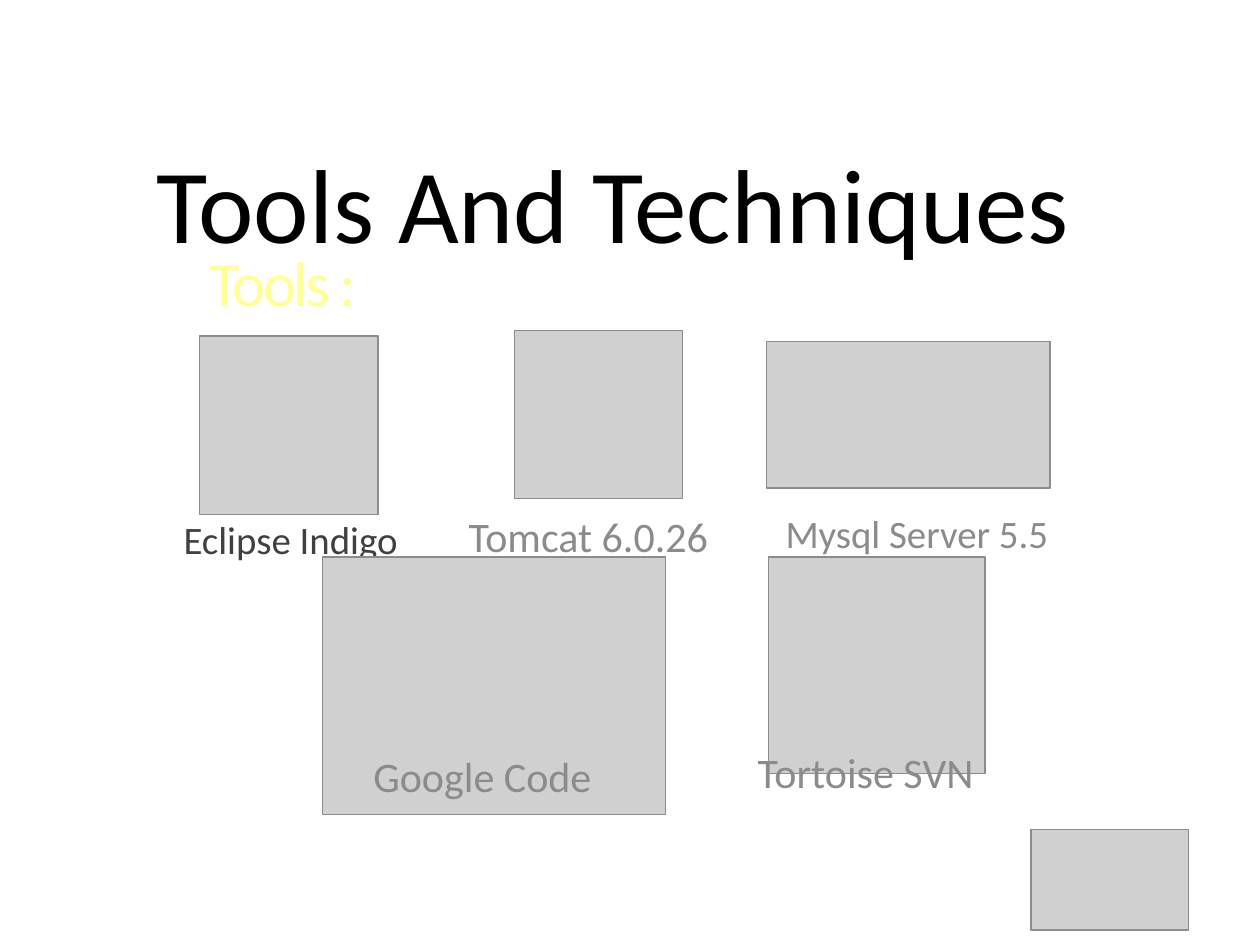
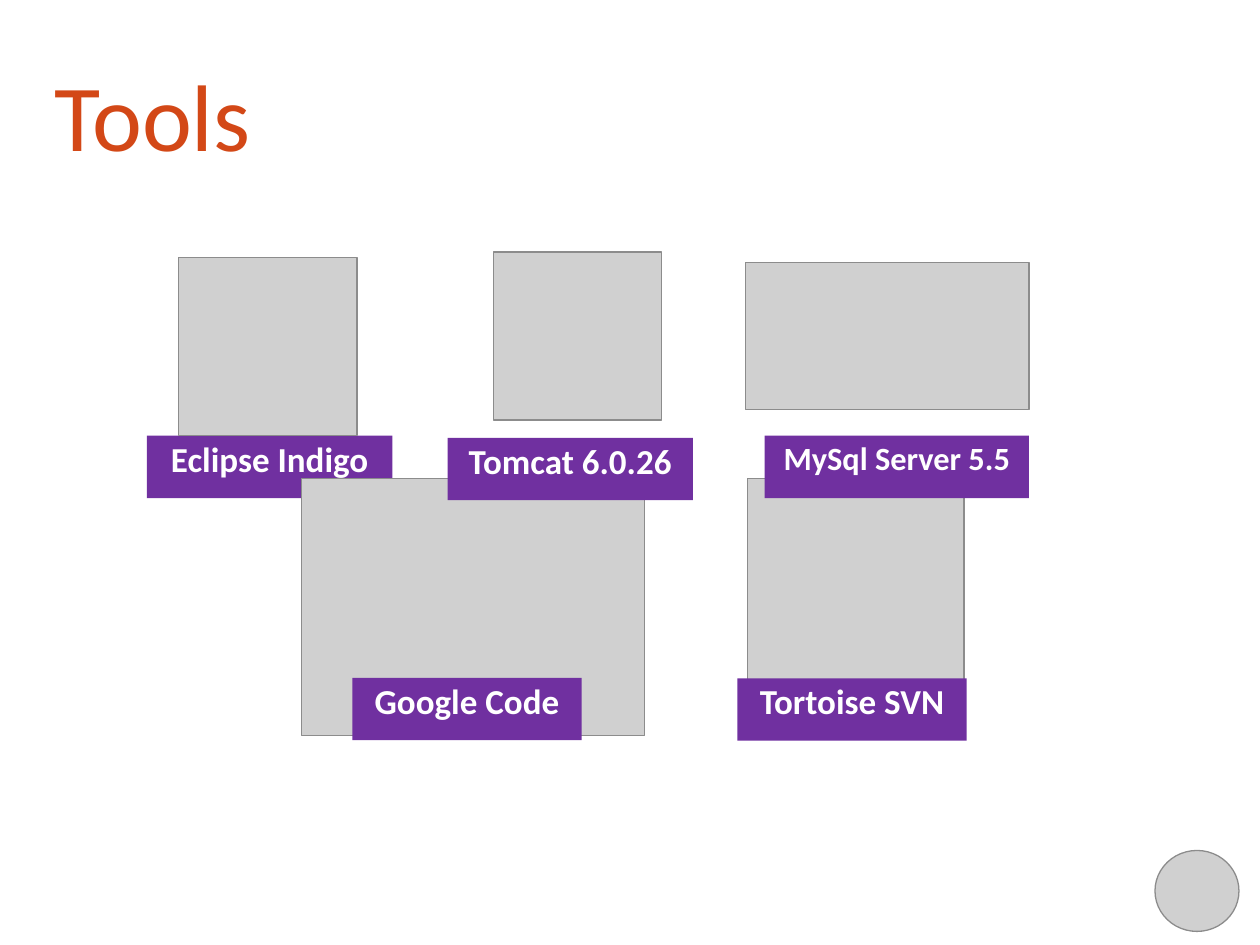
Before and after one commit to khalifandiaye/bus-reservation, a slide deck: slide 15 of WIP/Document/Project Report/capstone.pptx. Drawn at 1260x945 pixels with LibreOffice and Linux fonts; fonts in the diff are those of the drawing; grey boxes stand for pictures; background and template pictures are left out. Boxes give left, top, right and bottom in pixels: in the first picture for what was removed or moved away, otherwise in the second. Text is boxed around its words. In the diff, an @@ line names an element or a change of style, - is before the commit and + after.

```diff
--- a/WIP/Document/Project Report/capstone.pptx
+++ b/WIP/Document/Project Report/capstone.pptx
@@ title "Tools" at (x1=55, y1=85, x2=251, y2=152): vertical alignment top to bottom @@
@@ title at (x1=55, y1=85, x2=251, y2=152): text changed; size 36 to 54 pt; text colour gradient #FFFFB9 to #FFFF99 to #F6AE1E to #D34817 @@
-Tools :
+Tools
@@ title removed at (x1=398, y1=170, x2=1069, y2=260) @@
-Tools And Techniques
@@ subtitle "Eclipse Indigo" at (x1=147, y1=436, x2=393, y2=498): size 22.2 to 20 pt, text colour #404040 to #FFFFFF, bold on; fill none to #7030A0 @@
@@ rectangle "MySql Server 5.5" at (x1=765, y1=436, x2=1029, y2=498): fill none to #7030A0 @@
@@ text in rectangle at (x1=784, y1=447, x2=1009, y2=475): text changed; size 22.2 to 18.5 pt; text colour #8C8C8C to #FFFFFF; bold on @@
-Mysql Server 5.5
+MySql Server 5.5
@@ 5 pictures, 3 rectangles, 1 subtitle moved together from (x1=184, y1=330, x2=1050, y2=814) to (x1=147, y1=252, x2=1029, y2=740) @@
@@ size 24 to 20 pt, text colour #8C8C8C to #FFFFFF, bold on; alignment left to centre; more space between paragraphs; fill none to #7030A0 in 3 elements at (x1=737, y1=678, x2=966, y2=740), (x1=447, y1=438, x2=693, y2=500), (x1=353, y1=678, x2=582, y2=740) @@
@@ rectangle "Tortoise SVN" resized from (x1=758, y1=753, x2=973, y2=798) to (x1=737, y1=678, x2=966, y2=740) @@
@@ picture removed at (x1=1031, y1=829, x2=1188, y2=930) @@
@@ picture added at (x1=1155, y1=850, x2=1240, y2=931) @@
```
Also in this commit, not shown: 7 other slides changed, 6 slides added, 6 slides removed.
